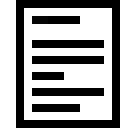
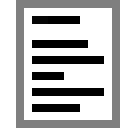
Before/after of a 128 × 128 layered artwork. What changed in the layer stack:
added layer "Ebene 3" above "Ebene 2" over [16, 0, 120, 128]
painted on "Ebene 2" over [16, 0, 120, 128]
